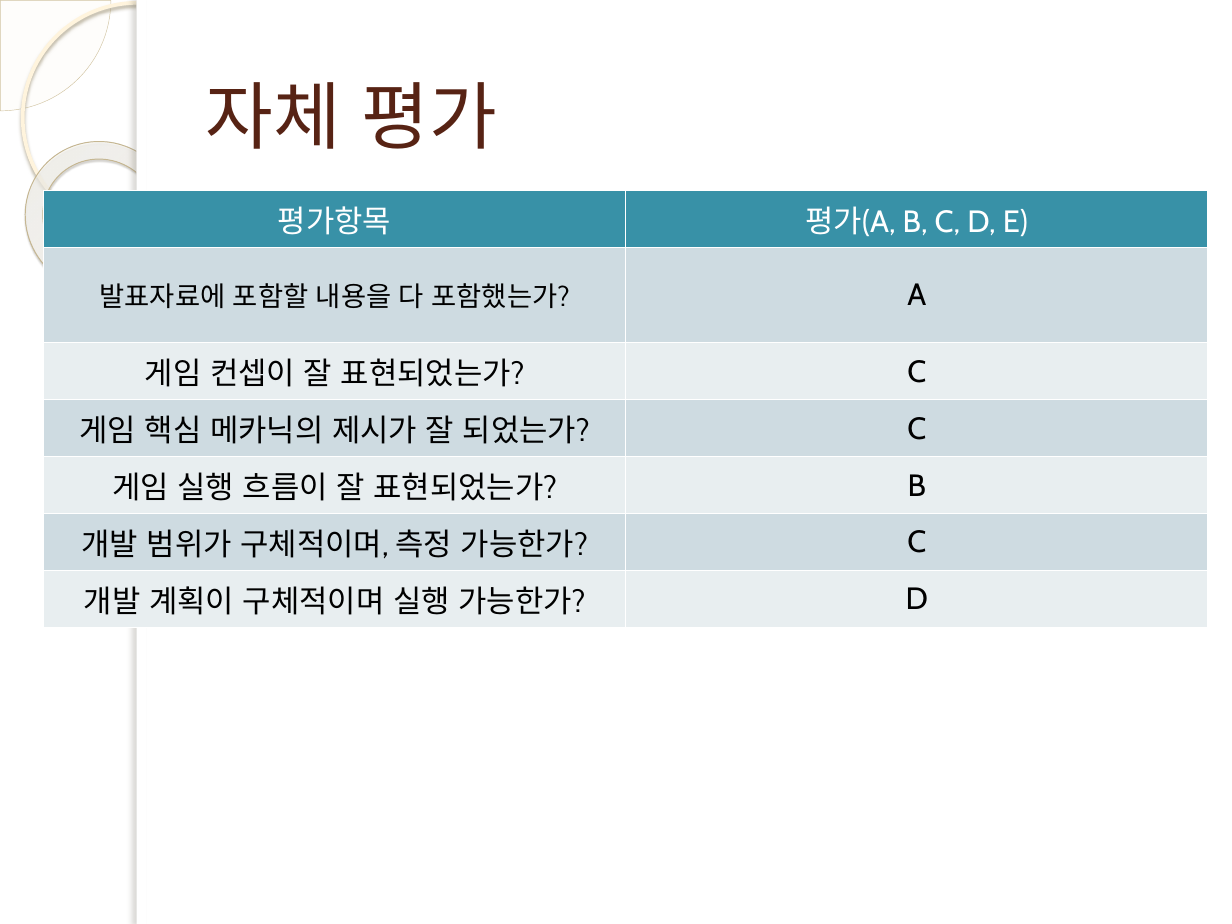
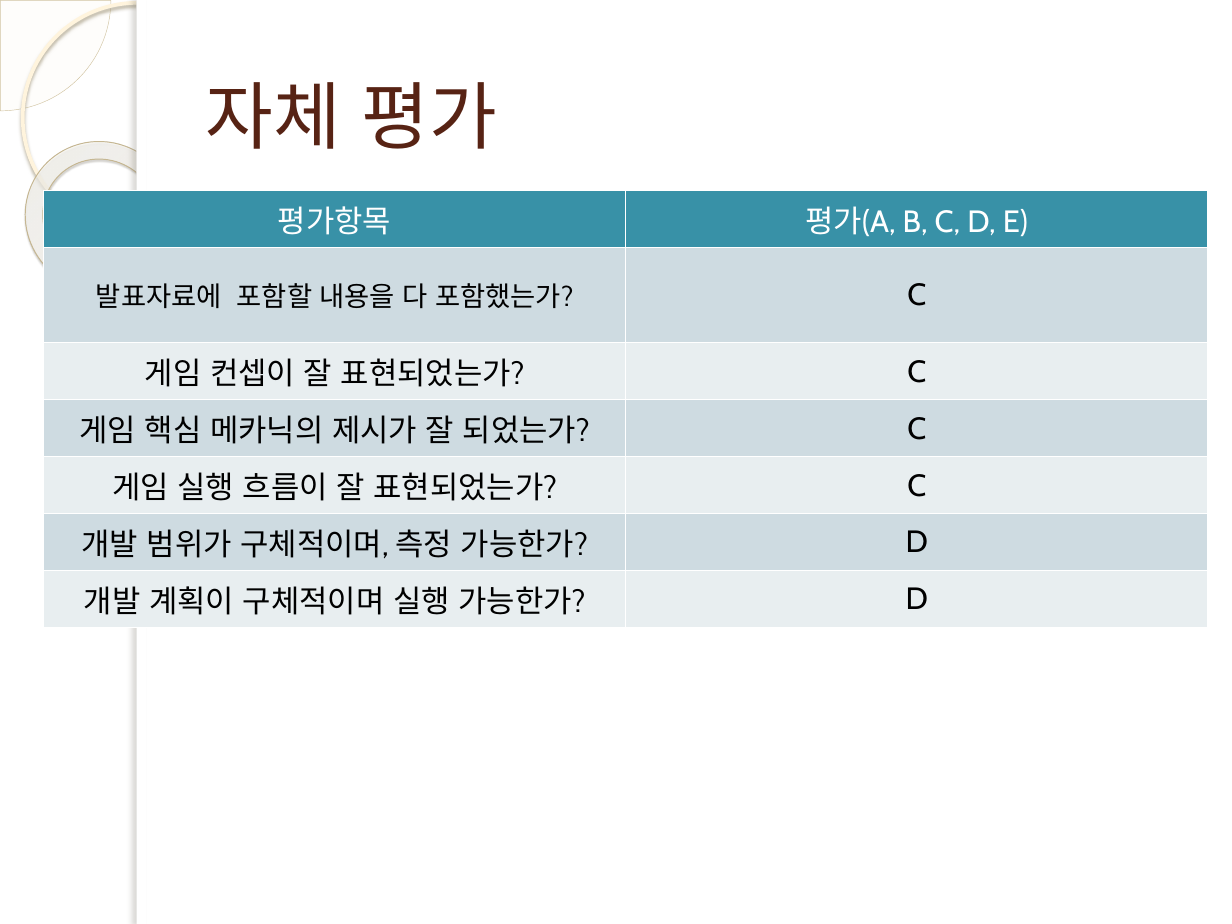
Before and after one commit to YongsunLee/2DGameProg_Python_KPU, a slide deck: slide 6 of ppt/Battle Arena Design_2차발표.pptx. Drawn at 1232x924 pixels with LibreOffice and Linux fonts; fonts in the diff are those of the drawing; background and template pictures are left out. Boxes give left, top, right and bottom in pixels: in the first picture for what was removed or moved away, otherwise in the second. Text is boxed around its words. In the diff, an @@ line names an element or a change of style, - is before the commit and + after.

```diff
--- a/ppt/Battle Arena Design_2차발표.pptx
+++ b/ppt/Battle Arena Design_2차발표.pptx
@@ table at bbox=[43, 191, 1206, 619] @@
-row 2, column 2: A
+row 2, column 2: C
-row 5, column 2: B
+row 5, column 2: C
-row 6, column 2: C
+row 6, column 2: D
```
Also in this commit, not shown: 2 other slides changed, 1 slide added, 1 slide removed.
